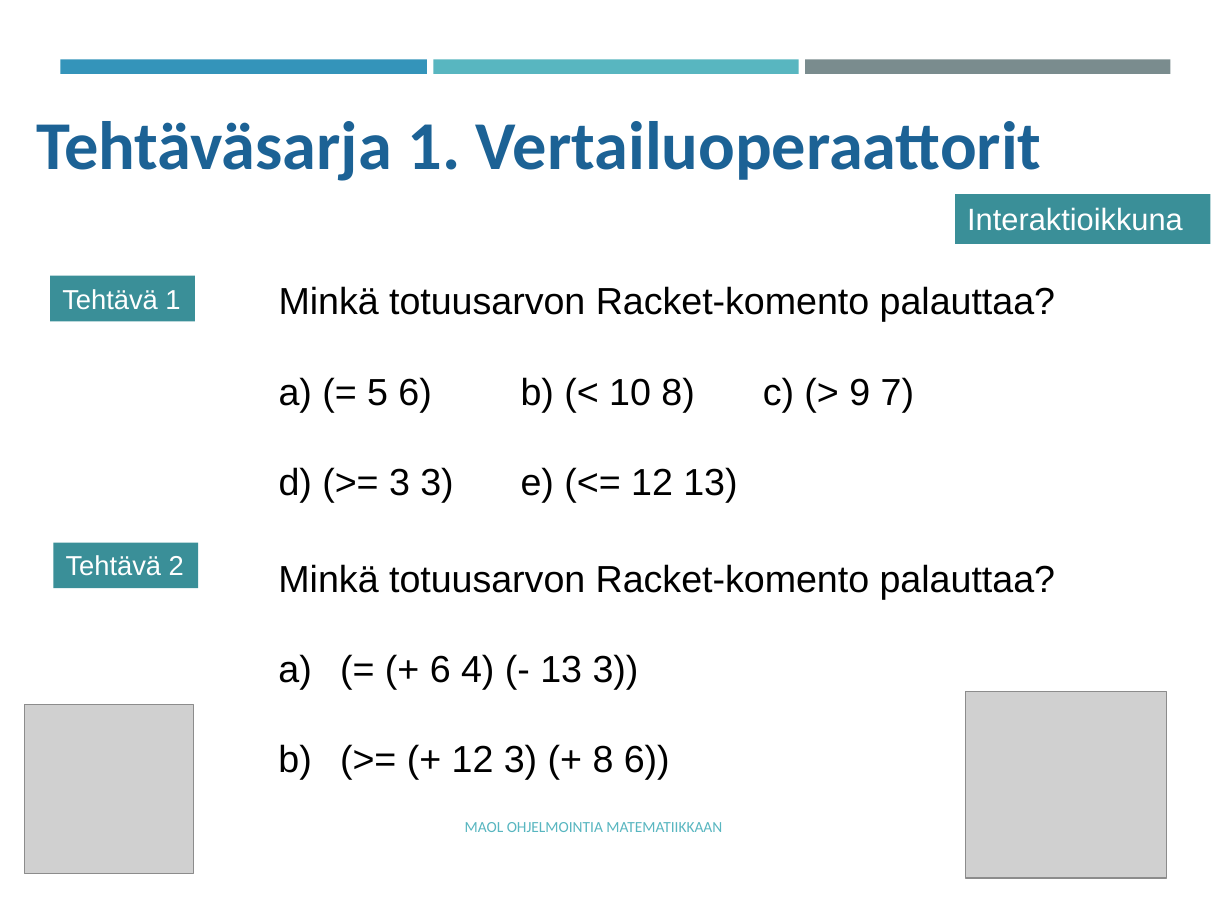
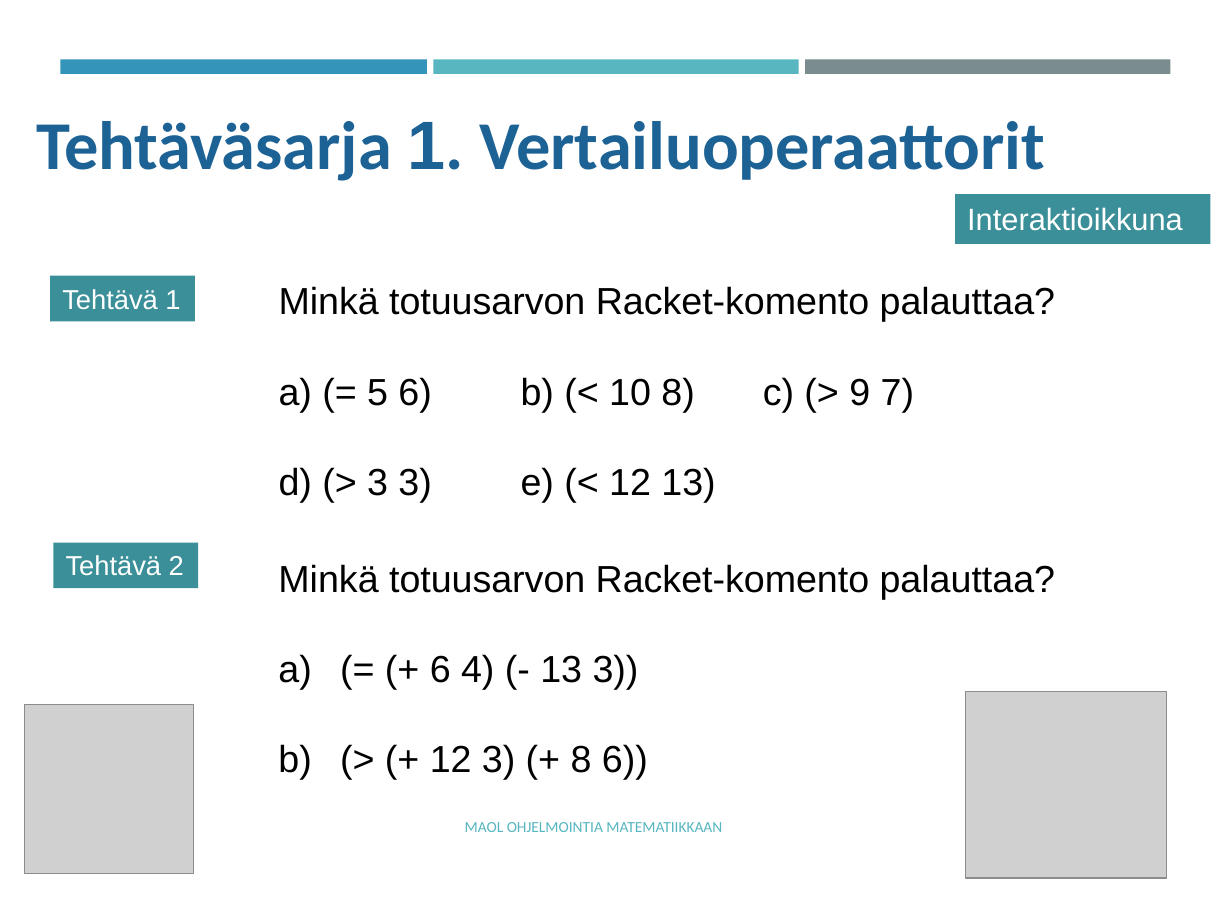
Before and after one commit to tyynetyyne/tyynetyyne.github.io, a slide deck: slide 10 of tehtavat/tiedostot/maol/power_point/Racket-MAOL-5-6-muuttujat.pptx. Drawn at 1232x924 pixels with LibreOffice and Linux fonts; fonts in the diff are those of the drawing; grey boxes stand for pictures. Boxes give left, top, right and bottom in pixels: in the first picture for what was removed or moved away, otherwise in the second. Text is boxed around its words. In the diff, an @@ line names an element or a change of style, - is before the commit and + after.

```diff
--- a/tehtavat/tiedostot/maol/power_point/Racket-MAOL-5-6-muuttujat.pptx
+++ b/tehtavat/tiedostot/maol/power_point/Racket-MAOL-5-6-muuttujat.pptx
@@ text "Tehtäväsarja 1. Vertailuoperaattorit" at (36, 121, 1045, 181): font Calibri to Arial in "1." @@
@@ text at (279, 467, 715, 502): text changed @@
-d) (>= 3 3) e) (<= 12 13)
+d) (> 3 3) e) (< 12 13)
@@ text at (430, 744, 648, 780): text changed @@
-b) (>= (+ 12 3) (+ 8 6))
+b) (> (+ 12 3) (+ 8 6))
```
Also in this commit, not shown: 9 other slides changed, 3 slides added, 1 slide removed.
